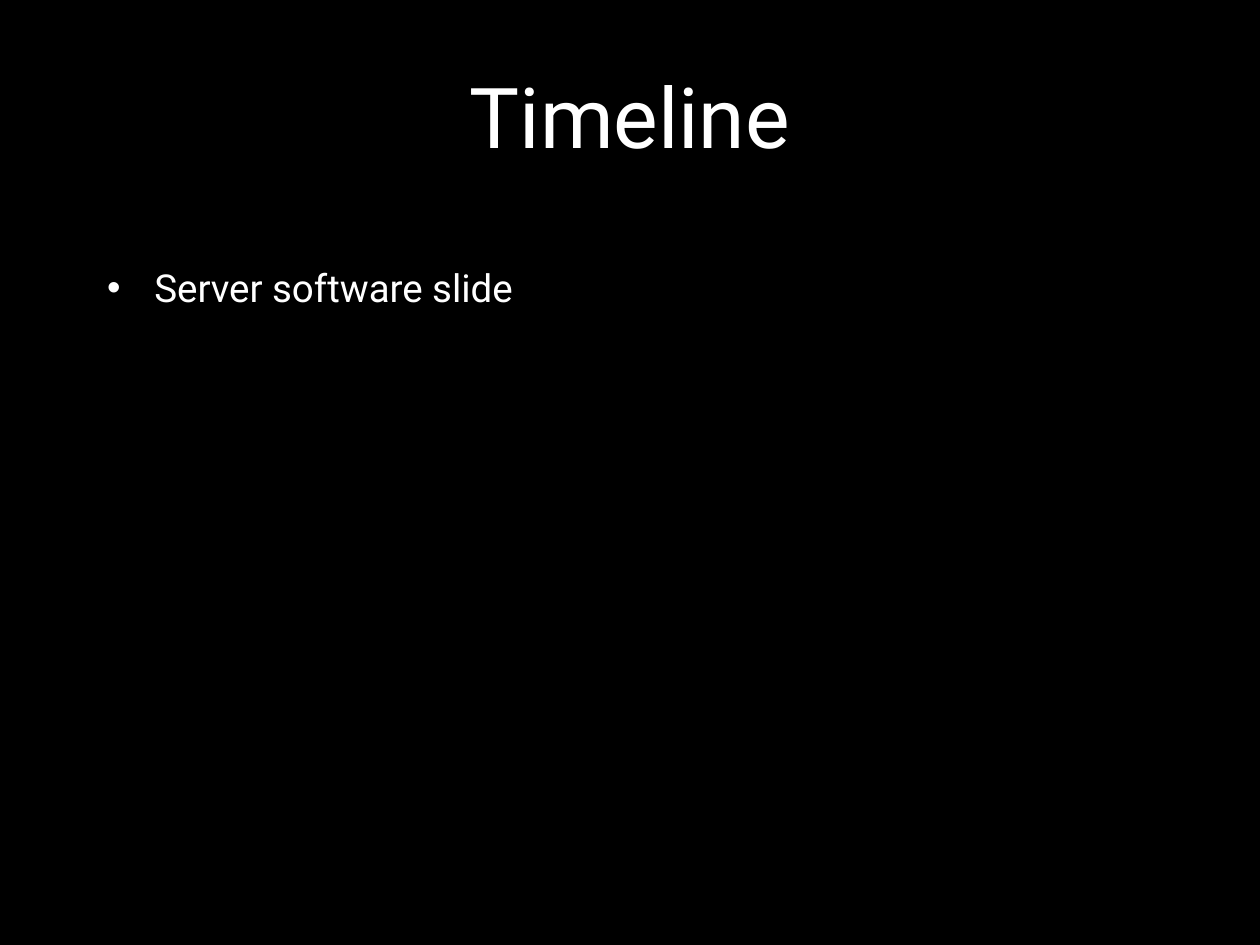
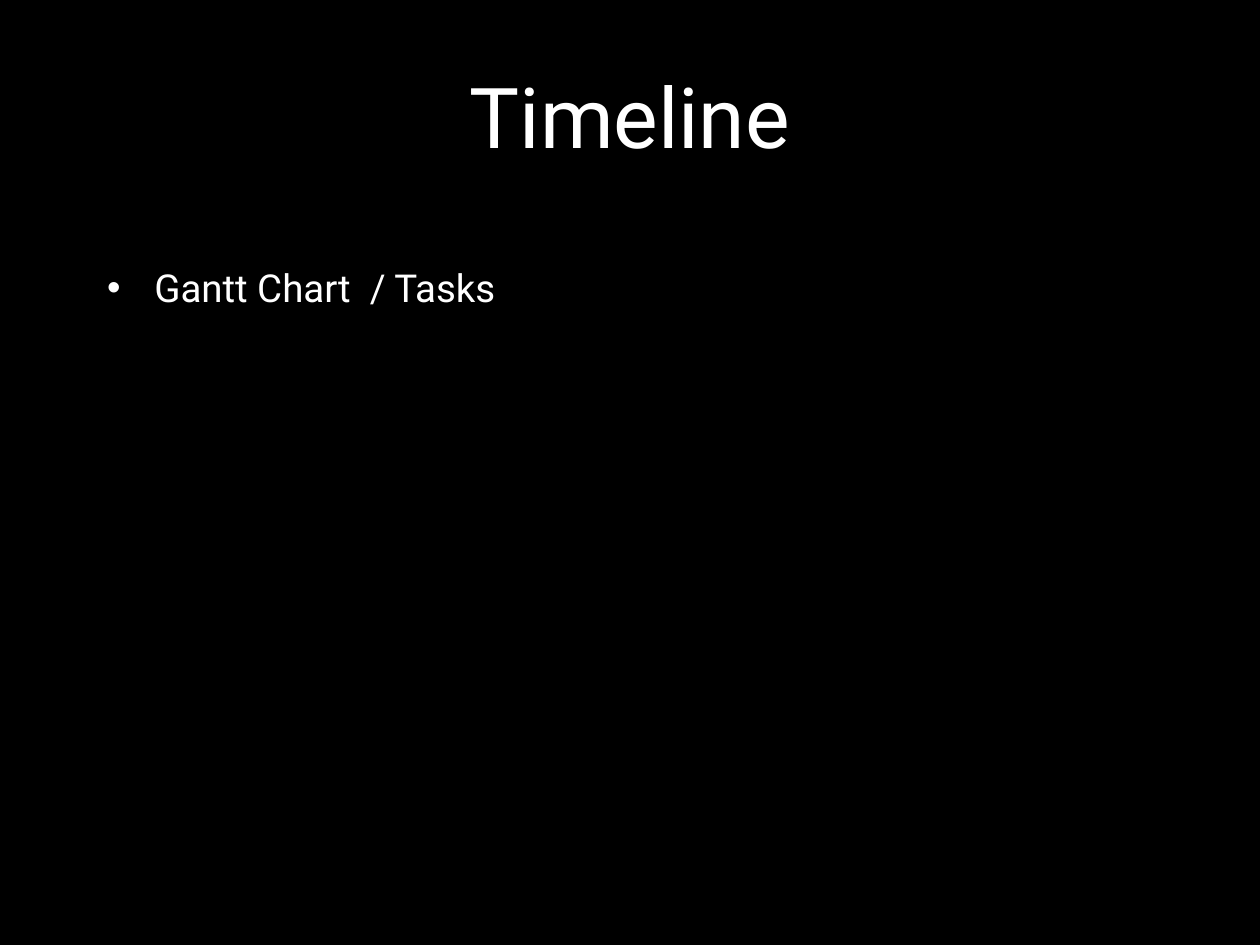
Before and after one commit to cojoigo/Capstone, a slide deck: slide 4 of Presentation.pptx. Drawn at 1260x945 pixels with LibreOffice and Linux fonts; fonts in the diff are those of the drawing; background and template pictures are left out. Boxes give left, top, right and bottom in pixels: in the first picture for what was removed or moved away, otherwise in the second. Text is boxed around its words. In the diff, an @@ line names an element or a change of style, - is before the commit and + after.

```diff
--- a/Presentation.pptx
+++ b/Presentation.pptx
@@ text at [154,273,495,303]: text changed @@
-• Server software slide
+• Gantt Chart / Tasks
```
Also in this commit, not shown: 2 other slides changed, 1 slide added, 1 slide removed, 1 other file.
